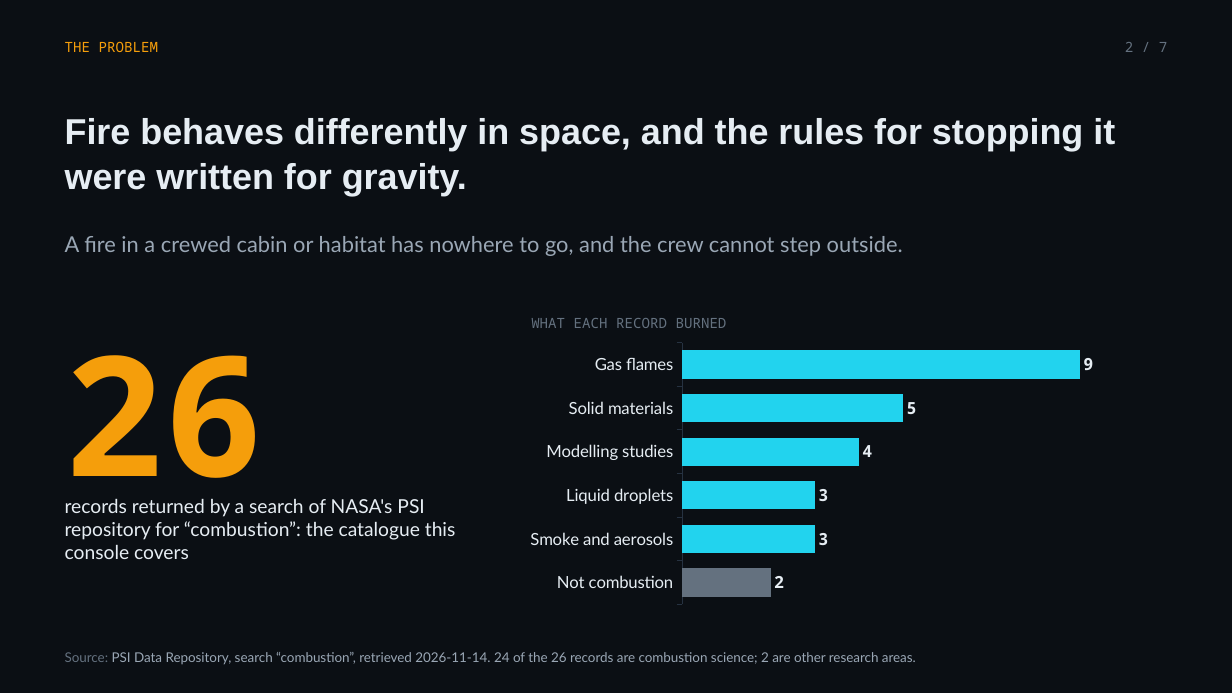
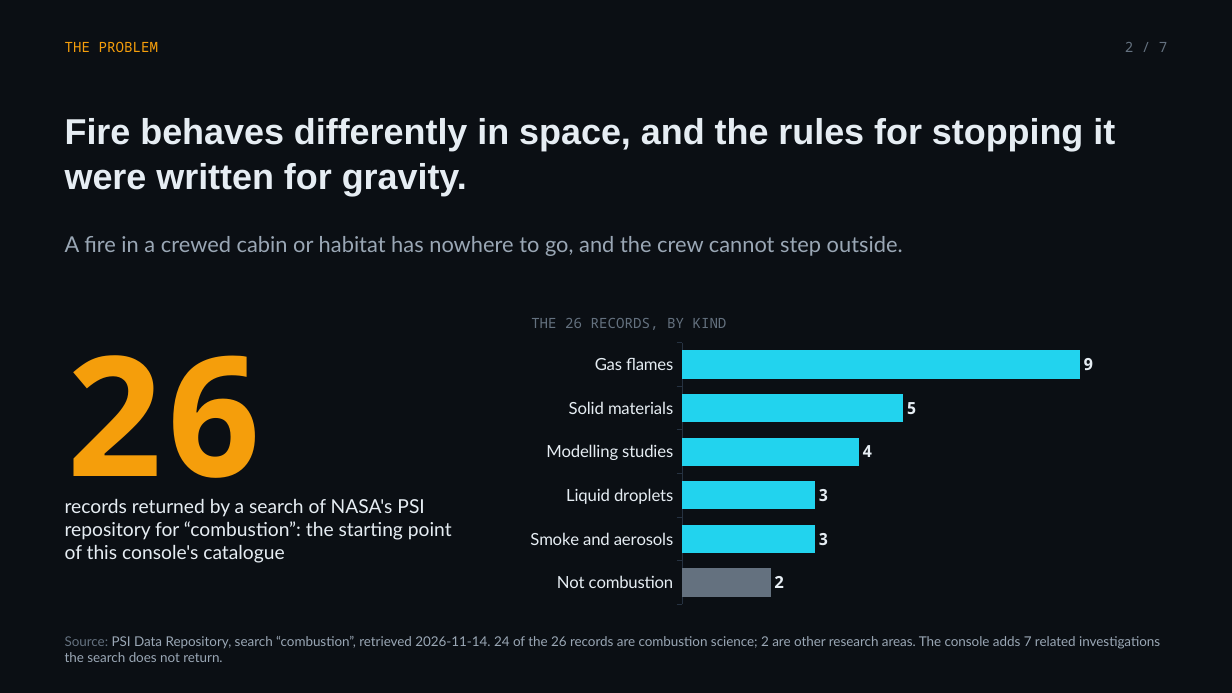
Before and after one commit to ZOGWORK/flamefall-analytics, a slide deck: slide 2 of docs/Flamefall-Analytics-deck.pptx. Drawn at 1232x693 pixels with LibreOffice and Linux fonts; fonts in the diff are those of the drawing. Boxes give left, top, right and bottom in pixels: in the first picture for what was removed or moved away, otherwise in the second. Text is boxed around its words. In the diff, an @@ line names an element or a change of style, - is before the commit and + after.

```diff
--- a/docs/Flamefall-Analytics-deck.pptx
+++ b/docs/Flamefall-Analytics-deck.pptx
@@ text at (x1=531, y1=318, x2=727, y2=330): text changed @@
-WHAT EACH RECORD BURNED
+THE 26 RECORDS, BY KIND
@@ text at (x1=65, y1=499, x2=452, y2=563): text changed @@
-records returned by a search of NASA's PSI repository for “combustion”: the catalogue this console covers
+records returned by a search of NASA's PSI repository for “combustion”: the starting point of this console's catalogue
@@ text at (x1=65, y1=636, x2=1160, y2=662): text changed @@
-Source: PSI Data Repository, search “combustion”, retrieved 2026-11-14. 24 of the 26 records are combustion science; 2 are other research areas.
+Source: PSI Data Repository, search “combustion”, retrieved 2026-11-14. 24 of the 26 records are combustion science; 2 are other research areas. The console adds 7 related investigations the search does not return.
```
Also in this commit, not shown: 3 other slides changed.
